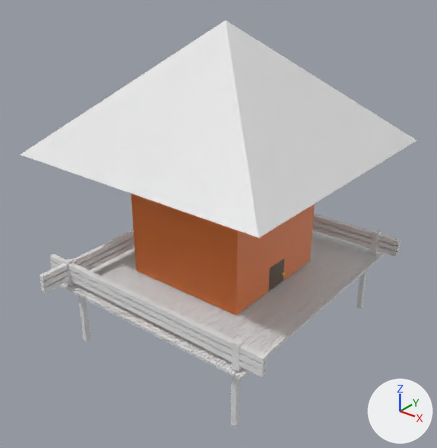
Two versions of the Blender file Assets/Imports/HouseWIthLedge1.blend, one commit apart.
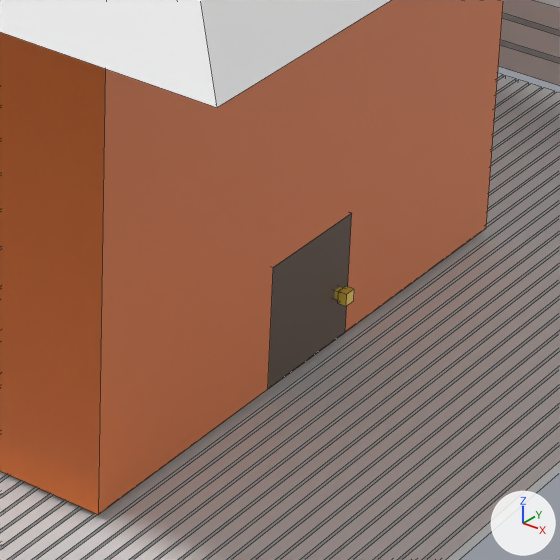
Old and new are each drawn whole from a camera (50 mm lens) standing at (20.27, -33.6, 24.38) and looking at (-5.6, -1.26, 4.33) and again close up on the part from 50% to 74% of the width and 49% to 72% of the height. Lighting does not change. The marker at lower right points along +X, +Y and +Z. The close-ups show mesh edges as thin lines.

In view in the first close-up: 'Door', 'FenceR', 'House', 'WoodBase'.
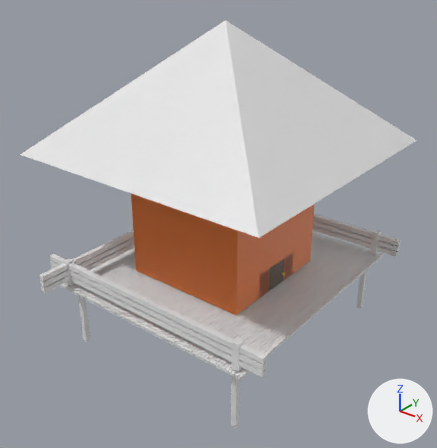
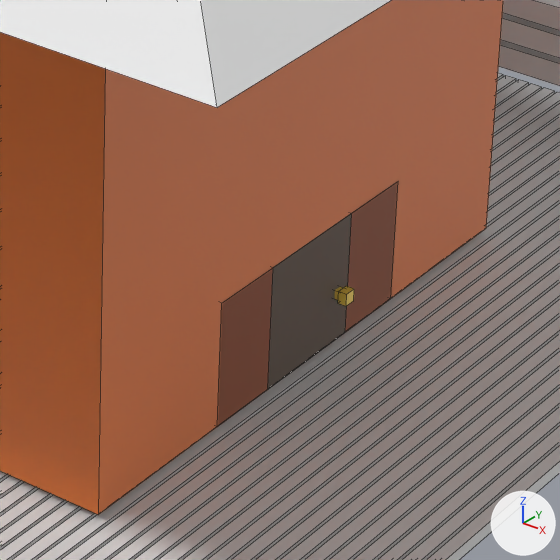
Boxes [x1, y1, x2, y2] around the edits, measured in the close-ups (560 x 560 px):
part 1 of me_cube, cut back
    after: [217, 182, 398, 426]

Patch to the scene script:
```diff
--- a/Assets/Imports/HouseWIthLedge1.blend.py
+++ b/Assets/Imports/HouseWIthLedge1.blend.py
@@ me_cube @@
 me_cube.from_pydata(...)  # 30 vertices, 29 faces; spans x -2.08..2.08, y -2.08..2.08, z -1.0..2.79
 # used by ob_house; location = (-6.0, 0.0, 5.0); scale = (5.0, 5.0, 5.0)
 # verts and faces of me_cube; kept vertices keep their numbers, new ones are numbered from 30
 # before: 0 (1.0, -0.2, -1.0) at pixel (267, 389), 1 (1.0, 0.2, -1.0) at pixel (345, 332), 2 (1.0, -0.2, -0.6) at pixel (273, 267), 3 (1.0, 0.2, -0.6) at pixel (351, 213), 25 (0.53, -0.2, -0.99)
 # before: 26 (0.53, 0.2, -0.99), 27 (0.53, -0.2, -0.59), 28 (0.53, 0.2, -0.59), 29 (0.53, 0.0, -0.79)
+# me_cube part 1
+delete_vertices([29])  # with the faces that use them
+verts[0] = (1.0, -0.45, -1.0)  # moved, pixel (217, 426)
+verts[2] = (1.0, -0.45, -0.6)  # moved, pixel (221, 303)
+verts[1] = (1.0, 0.45, -1.0)  # moved, pixel (390, 298)
+verts[3] = (1.0, 0.45, -0.6)  # moved, pixel (398, 181)
+verts[25] = (0.3, -0.45, -0.99)  # moved
+verts[27] = (0.3, -0.45, -0.59)  # moved
+verts[26] = (0.3, 0.45, -0.99)  # moved
+verts[28] = (0.3, 0.45, -0.59)  # moved
+faces += [(25, 26, 28, 27)]  # mat_insize (black #000000)
 me_cube.materials.append(mat_housebody)
```
